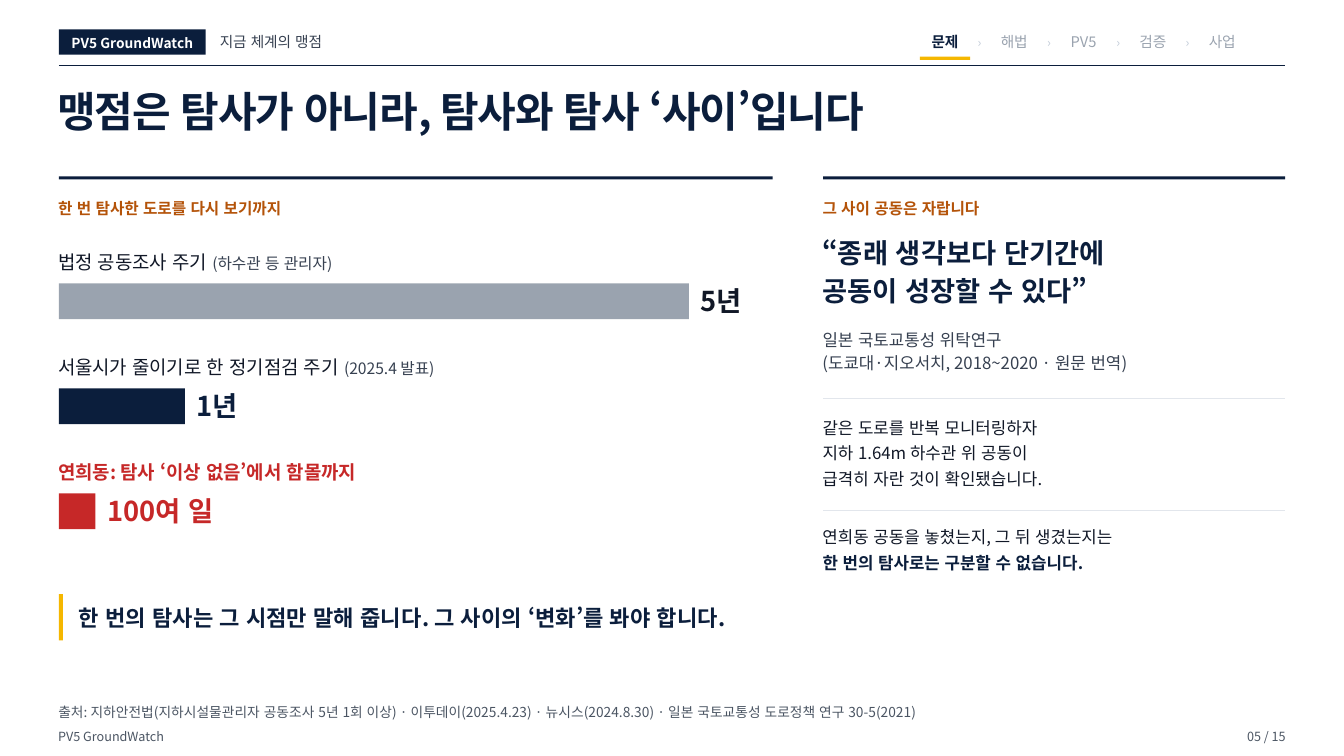
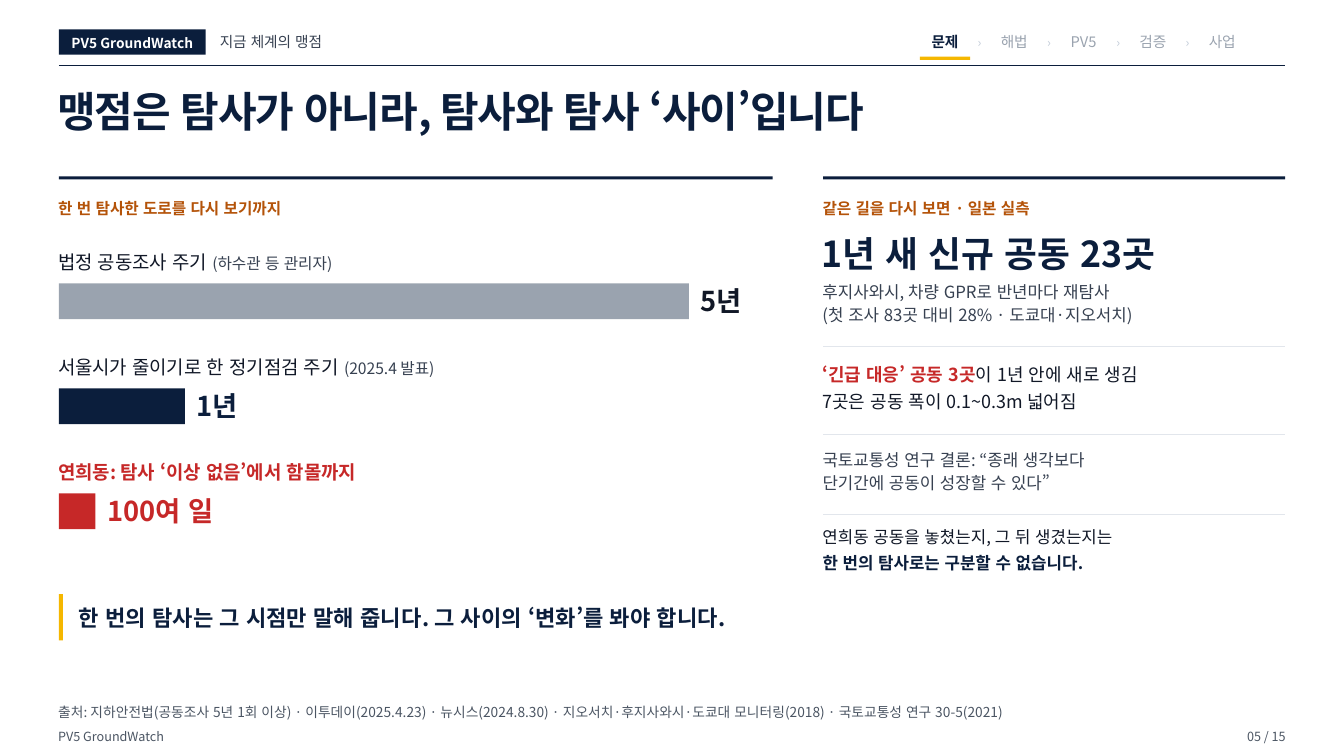
Before and after one commit to woojin-choe/pv5-hose-lab, a slide deck: slide 5 of ppt_all/PV5_GroundWatch_10_23.pptx. Drawn at 1344x756 pixels with LibreOffice and Linux fonts; fonts in the diff are those of the drawing. Boxes give left, top, right and bottom in pixels: in the first picture for what was removed or moved away, otherwise in the second. Text is boxed around its words. In the diff, an @@ line names an element or a change of style, - is before the commit and + after.

```diff
--- a/ppt_all/PV5_GroundWatch_10_23.pptx
+++ b/ppt_all/PV5_GroundWatch_10_23.pptx
@@ text at (823,201,1030,216): text changed @@
-그 사이 공동은 자랍니다
+같은 길을 다시 보면 · 일본 실측
@@ text at (822,237,1155,271): text changed; size 19.5 to 25.5 pt @@
-“종래 생각보다 단기간에
+1년 새 신규 공동 23곳
@@ text at (822,284,1109,301): text changed; size 19.5 to 12 pt; text colour #0B1E3C to #374151; bold off @@
-공동이 성장할 수 있다”
+후지사와시, 차량 GPR로 반년마다 재탐사
@@ text at (822,307,1132,324): text changed @@
-(도쿄대·지오서치, 2018~2020 · 원문 번역)
+(첫 조사 83곳 대비 28% · 도쿄대·지오서치)
@@ text removed at (823,332,1002,348) @@
-일본 국토교통성 위탁연구
@@ freeform shape added at (824,347,1286,348), outline #E2E6EC 0.75 pt @@
@@ text added at (822,365,1138,383), 12.8 pt, text #C62828, bold @@
+‘긴급 대응’ 공동 3곳이 1년 안에 새로 생김
@@ text at (822,393,1077,410): text changed; size 12 to 12.8 pt @@
-같은 도로를 반복 모니터링하자
+7곳은 공동 폭이 0.1~0.3m 넓어짐
@@ text removed at (823,445,1027,461) @@
-지하 1.64m 하수관 위 공동이
@@ freeform shape: place and size @@
-freeform shape at (824,399,1286,400)
+freeform shape at (824,435,1286,436)
@@ text at (823,452,1085,468): text changed; text colour #111827 to #374151 @@
-급격히 자란 것이 확인됐습니다.
+국토교통성 연구 결론: “종래 생각보다
@@ text added at (823,474,1050,491), 12 pt, text #374151 @@
+단기간에 공동이 성장할 수 있다”
@@ freeform shape: place and size @@
-freeform shape at (824,510,1286,511)
+freeform shape at (824,514,1286,515)
@@ text at (58,705,1003,720): text changed @@
-출처: 지하안전법(지하시설물관리자 공동조사 5년 1회 이상) · 이투데이(2025.4.23) · 뉴시스(2024.8.30) · 일본 국토교통성 도로정책 연구 30-5(2021)
+출처: 지하안전법(공동조사 5년 1회 이상) · 이투데이(2025.4.23) · 뉴시스(2024.8.30) · 지오서치·후지사와시·도쿄대 모니터링(2018) · 국토교통성 연구 30-5(2021)
```
Also in this commit, not shown: 5 other slides changed, 9 other files.
